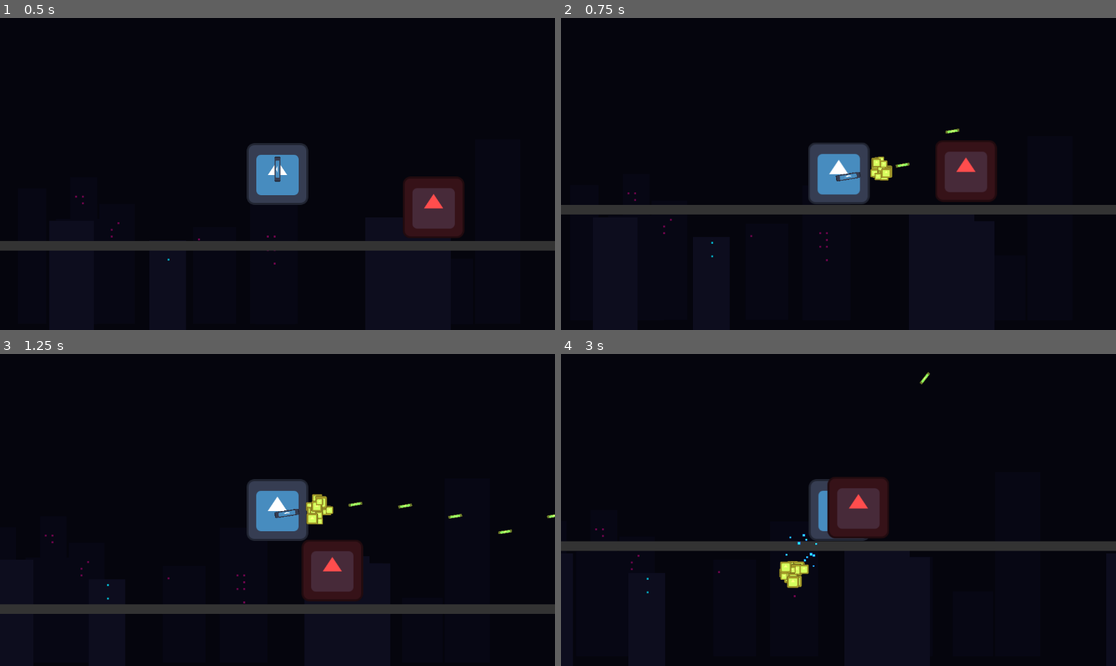
Above: before the commit, frames 1-4 (two rows, left to right).
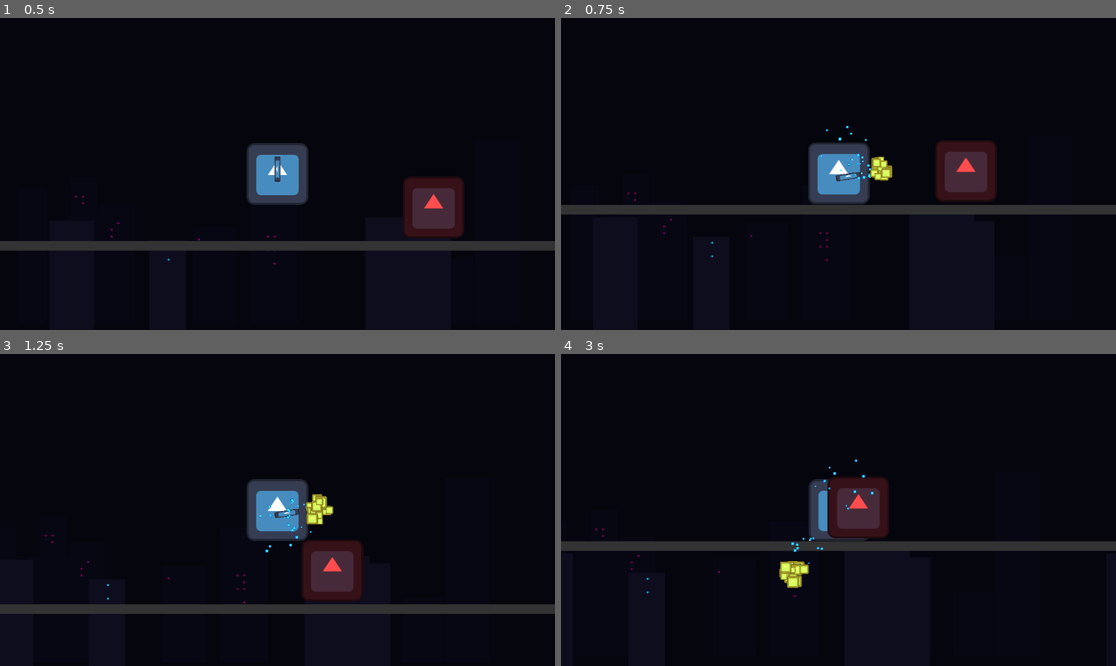
Above: after the commit, the same moments.

Repository: Viet-6/test-pcaF
Game: Godot game, scene res://scenes/levels/test_level.tscn
The game is run twice, just before and just after one commit, with the same random seed, the same clock (stepped at 60 frames per second) and the same inputs. The engine's default icon, where the game draws it, is replaced by a stand-in: a white triangle on a blue panel in a dark square.
Inputs (mouse positions are in pixels of both pictures, inside the frame that each line leads up to):
- Up to frame 1 (0.5 s): no input
- Up to frame 2 (0.75 s): move the mouse to (960, 158) at 0.52 s; press the mouse at (960, 158) at 0.53 s; hold D (move_right) from 0.53 s (still down)
- Up to frame 3 (1.25 s): keep holding D (move_right); tap Space (jump) at 0.77 s
- Up to frame 4 (3 s): move the mouse to (727, 525) at 1.27 s; release the mouse at (727, 525) at 1.28 s; click (727, 525) at 1.35 s; tap Space (jump) at 1.52 s; move the mouse to (894, 441) at 2.02 s; release D (move_right) at 2.03 s; press the mouse at (894, 441) at 2.03 s; hold A (move_left) 2.03-2.78 s; move the mouse to (810, 572) at 2.77 s; release the mouse at (810, 572) at 2.78 s; hold D (move_right) from 2.78 s (still down); click (810, 572) at 2.85 s

Frame 1 is identical in both runs. In frame 2, 0.1% of the frame differs, in the area x 46-72%, y 34-52%; in frame 3, 0.2%, in the area x 46-100%, y 46-64%; in frame 4, 0.2%.

Commit message:
fix projectile #17

Diff:
--- a/scripts/projectile.gd
+++ b/scripts/projectile.gd
@@ -20,46 +20,22 @@
 	var current_pos = global_position
 	var next_pos = current_pos + transform.x * speed * delta
 
-	# Raycast loop to handle penetration (e.g. passing through shooter)
-	var ray_start = current_pos
-	var ray_end = next_pos
-	var collision_found = false
-	var exclusions = [self]
-	if shooter:
-		exclusions.append(shooter)
+	# Raycast using Collision Mask 5 (Layer 1:Floor + Layer 3:Enemy)
+	# This implicitly ignores Layer 2 (Player), solving the self-hit issue perfectly.
+	var query = PhysicsRayQueryParameters2D.create(current_pos, next_pos)
+	query.collide_with_bodies = true
+	query.collide_with_areas = true
+	query.collision_mask = 5 # 1 (Floor) + 4 (Enemy)
+	query.hit_from_inside = true
 
-	var max_retries = 3 # Prevent infinite loops
+	var result = space_state.intersect_ray(query)
 
-	while max_retries > 0:
-		var query = PhysicsRayQueryParameters2D.create(ray_start, ray_end)
-		query.collide_with_bodies = true
-		query.collide_with_areas = true
-		query.hit_from_inside = true
-		query.exclude = exclusions
-
-		var result = space_state.intersect_ray(query)
-
-		if result:
-			var body = result.collider
-			print("RayCast Hit: ", body.name, " Group: ", body.get_groups())
-
-			if body.is_in_group("player") or body == shooter:
-				# Hit player/shooter -> Add to exclusions and retry from same spot
-				print("Hit Player/Shooter, retrying exclusion...") # DEBUG
-				exclusions.append(body)
-				max_retries -= 1
-				continue
-			else:
-				# Hit valid target
-				position = result.position
-				_on_hit(body)
-				collision_found = true
-				break
-		else:
-			# No hit
-			break
-
-	if not collision_found:
+	if result:
+		# Hit something valid (Player is ignored by mask)
+		var body = result.collider
+		position = result.position
+		_on_hit(body)
+	else:
 		position = next_pos
 
 func _on_hit(body):
